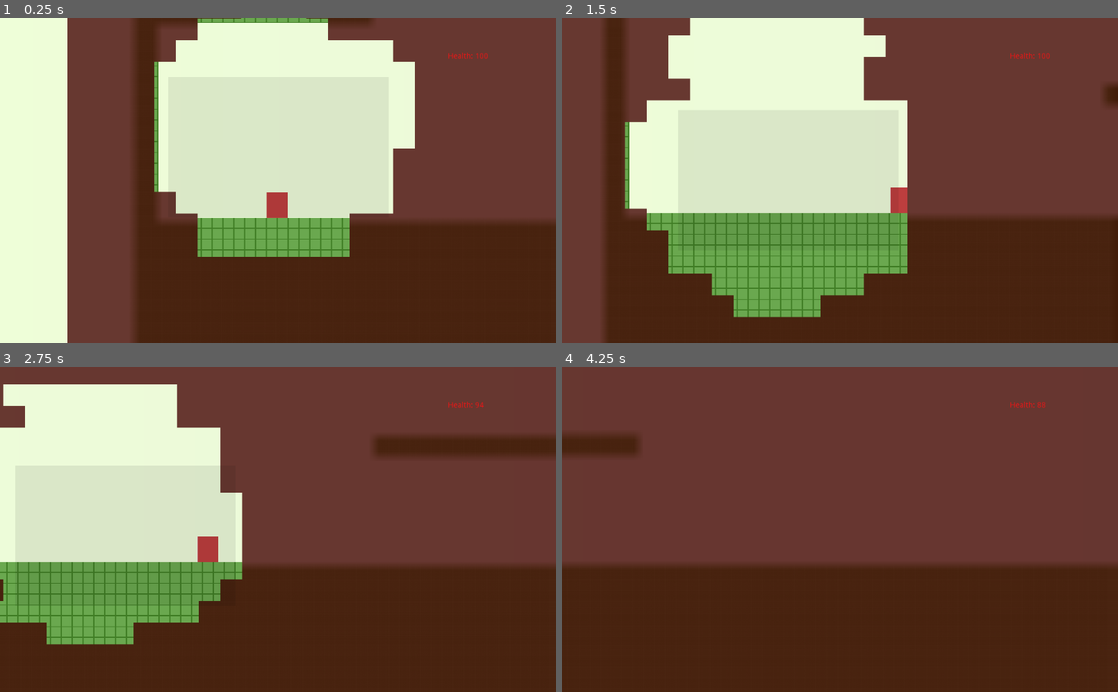
Above: before the commit, frames 1-4 (two rows, left to right).
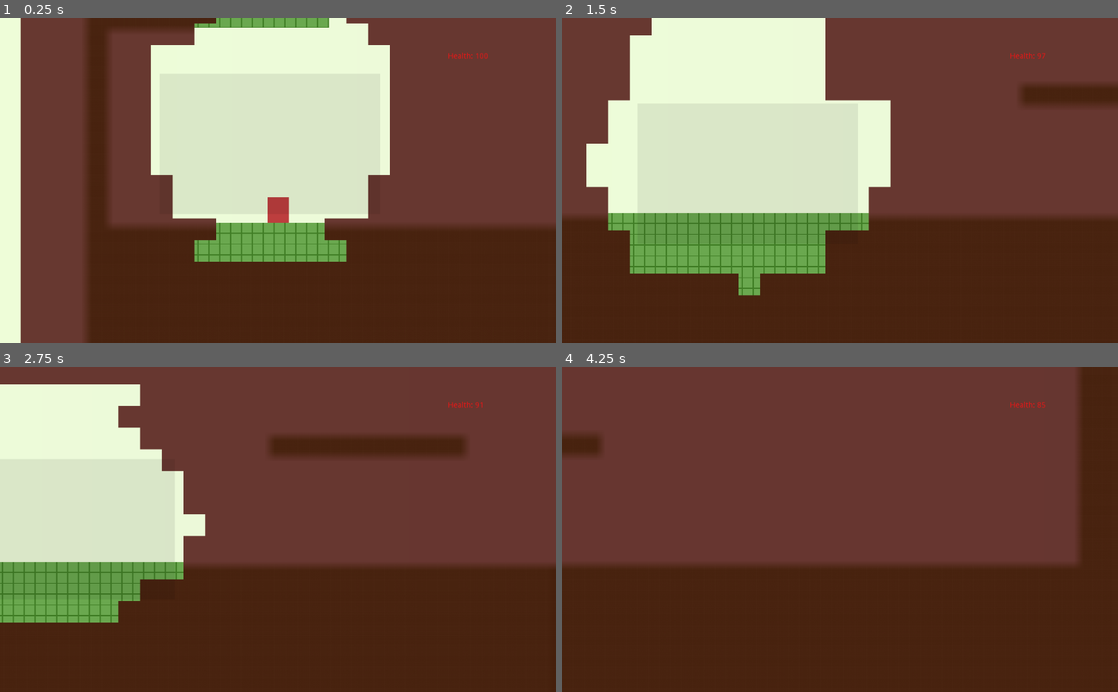
Above: after the commit, the same moments.

Repository: glitchcore/comfort
Game: Godot game, scene res://Scenes/BaseLevel.tscn
Same seed, same stepped clock (60 frames per second), same inputs: the game is played once before the commit and once after it.
Inputs:
- Up to frame 1 (0.25 s): no input
- Up to frame 2 (1.5 s): hold Right (ui_right) from 0.53 s (still down); tap Space (jump) at 0.77 s
- Up to frame 3 (2.75 s): tap Space (jump) at 1.52 s; release Right (ui_right) at 2.03 s; hold Left (ui_left) from 2.03 s (still down)
- Up to frame 4 (4.25 s): release Left (ui_left) at 2.78 s; hold Right (ui_right) from 2.78 s (still down); tap Space (jump) at 3.02, 3.77 s

The runs differ from the first frame. In frame 1, 21% of the frame differs, in the area x 3-75%, y 0-100%; in frame 2, 19%; in frame 3, 12%; in frame 4, 4.3%.

Commit message:
fix tutorial

Diff:
--- a/Scenes/BaseLevel.tscn
+++ b/Scenes/BaseLevel.tscn
@@ -87,7 +87,7 @@
 tile_data = PoolIntArray( -5308420, 0, 0, -5308419, 0, 0, -5308418, 0, 0, -5308417, 0, 0, -5373952, 0, 0, -5373951, 0,  …(70822 unchanged characters)…
 
 [node name="Player" parent="." instance=ExtResource( 2 )]
-position = Vector2( 259, -1408 )
+position = Vector2( 347, -1429 )
 
 [node name="Enemy" parent="." instance=ExtResource( 7 )]
 visible = false
@@ -130,7 +130,7 @@
 
 [node name="SpaceDetector" parent="." instance=ExtResource( 3 )]
 modulate = Color( 0.423529, 0.109804, 0.109804, 1 )
-position = Vector2( 262, -1437 )
+position = Vector2( 323, -1450 )
 
 [node name="PortalToGame" parent="." instance=ExtResource( 11 )]
 position = Vector2( 748, -36 )
--- a/UserInterface/Tutorial.gd
+++ b/UserInterface/Tutorial.gd
@@ -29,14 +29,18 @@
 func tutorial_step():
 	if current_area == messages[step_number][0]:
 		update_interface(messages[step_number][1])
+		step_number += 1
 	else:
 		ready_to_next_step = false
 
 func _on_Timer_timeout() -> void:
 	if ready_to_next_step:
 		tutorial_step()
-		step_number += 1
 
 
-func _on_StartArea_body_exited(body: Node) -> void:
-	print(body.name)
+func _on_StartArea_body_exited(_body: Node) -> void:
+	if current_area == WELCOM_AREA:
+		current_area = COMFORT_AREA
+		tutorial_step()
+		ready_to_next_step = true
+	#print(body.name)
